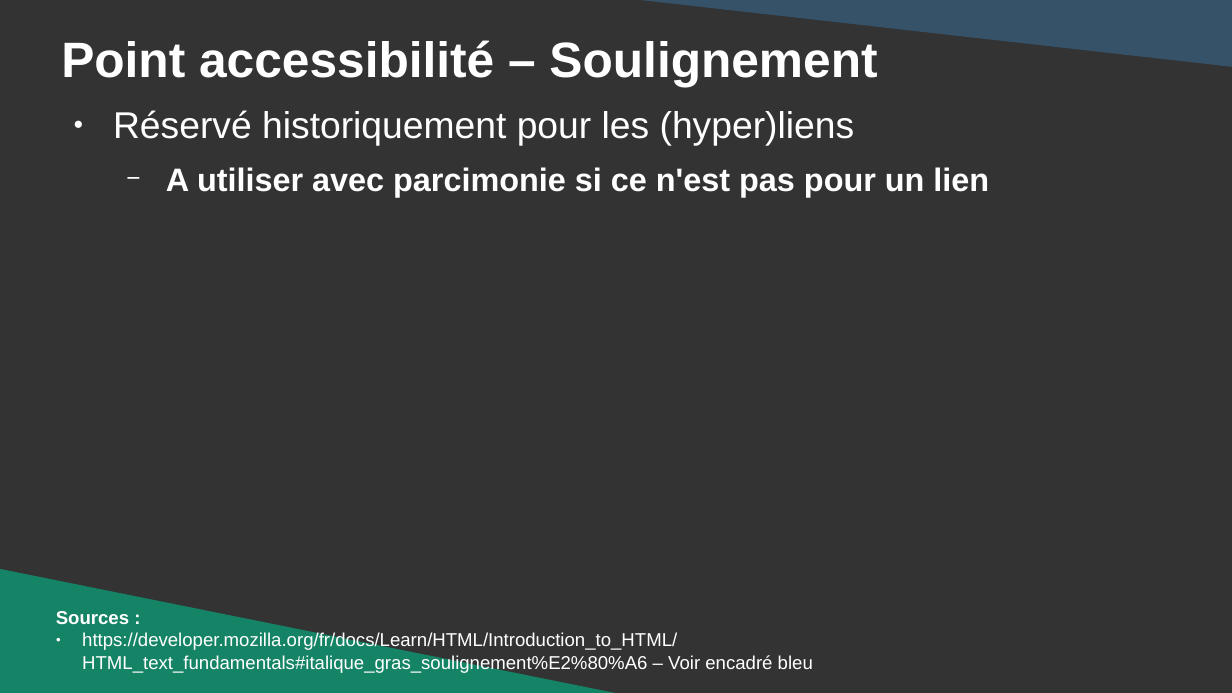
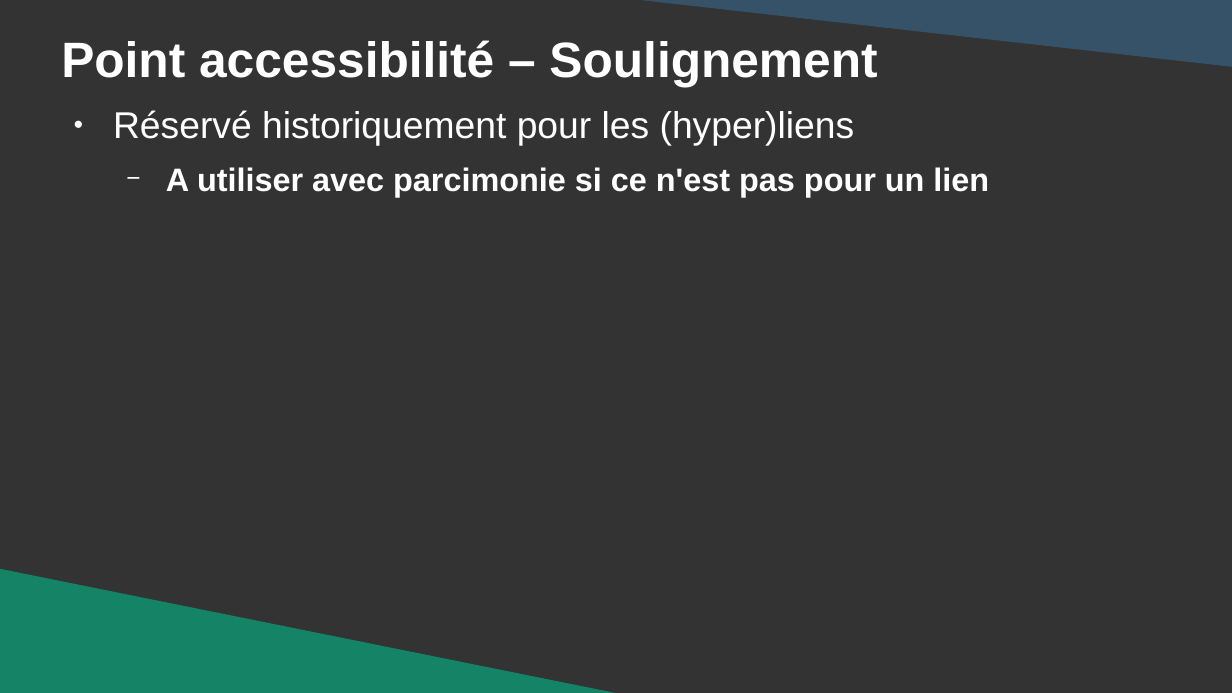
Before and after one commit to DanYellow/cours, a slide deck: slide 35 of integration-web-s1/travaux-pratiques/numero-4/presentation.odp (slide 34 before the commit). Drawn at 1232x693 pixels with LibreOffice and Linux fonts; fonts in the diff are those of the drawing. Boxes give left, top, right and bottom in pixels: in the first picture for what was removed or moved away, otherwise in the second. Text is boxed around its words. In the diff, an @@ line names an element or a change of style, - is before the commit and + after.

```diff
--- a/integration-web-s1/travaux-pratiques/numero-4/presentation.odp
+++ b/integration-web-s1/travaux-pratiques/numero-4/presentation.odp
@@ text removed at (56, 611, 813, 673) @@
-Sources :
-● https://developer.mozilla.org/fr/docs/Learn/HTML/Introduction_to_HTML/HTML_text_fundamentals#italique_gras_soulignement%E2%80%A6 – Voir encadré bleu
```
Also in this commit, not shown: 29 other slides changed, 1 slide added, 13 other files.
